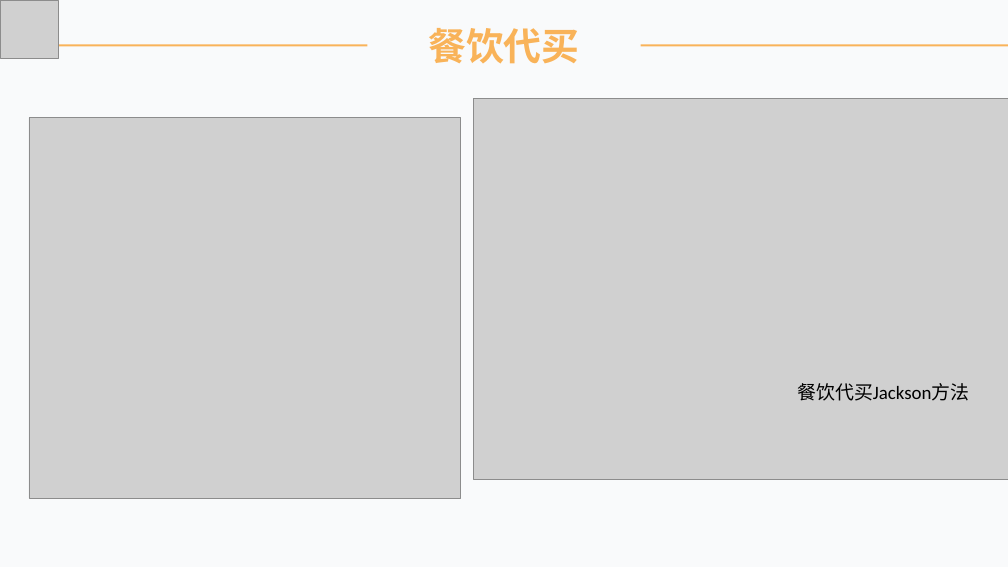
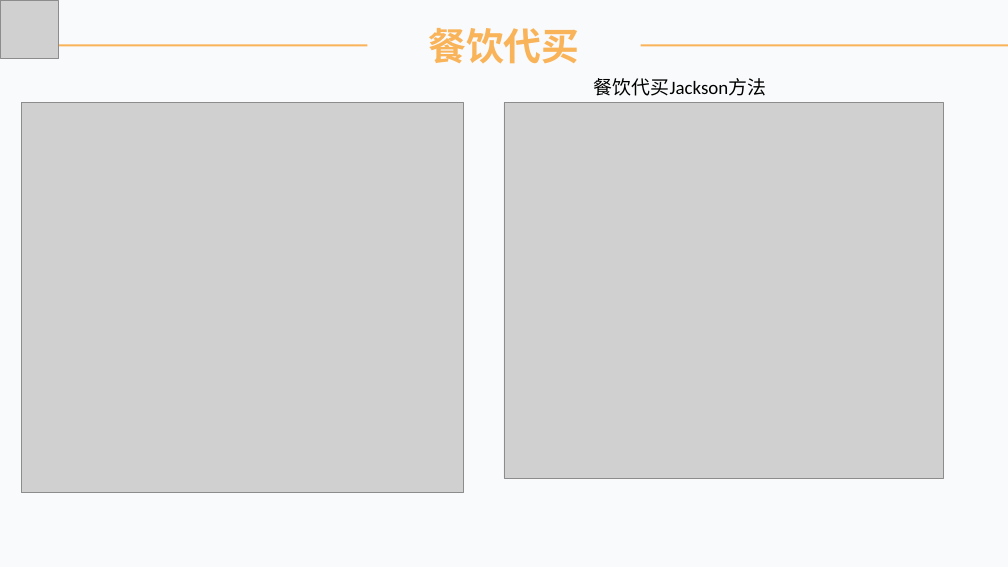
Before and after one commit to lorenzoyoung/ZUCC-Lazy-Bone, a slide deck: slide 30 of 评审PPT/SE2019春-G11-总体设计+详细设计/SE2019春-G11-软件总体+详细设计PPT.pptx (slide 28 before the commit). Drawn at 1008x567 pixels with LibreOffice and Linux fonts; fonts in the diff are those of the drawing; grey boxes stand for pictures. Boxes give left, top, right and bottom in pixels: in the first picture for what was removed or moved away, otherwise in the second. Text is boxed around its words. In the diff, an @@ line names an element or a change of style, - is before the commit and + after.

```diff
--- a/评审PPT/SE2019春-G11-总体设计+详细设计/SE2019春-G11-软件总体+详细设计PPT.pptx
+++ b/评审PPT/SE2019春-G11-总体设计+详细设计/SE2019春-G11-软件总体+详细设计PPT.pptx
@@ text "餐饮代买Jackson方法": place and size @@
-text "餐饮代买Jackson方法" at box(797, 383, 969, 401)
+text "餐饮代买Jackson方法" at box(594, 78, 766, 96)
@@ picture: place and size @@
-picture at box(29, 118, 461, 498)
+picture at box(21, 103, 464, 493)
@@ picture: place and size @@
-picture at box(473, 99, 1008, 479)
+picture at box(504, 103, 944, 479)
```
Also in this commit, not shown: 9 other slides changed, 2 slides added, 13 other files.
